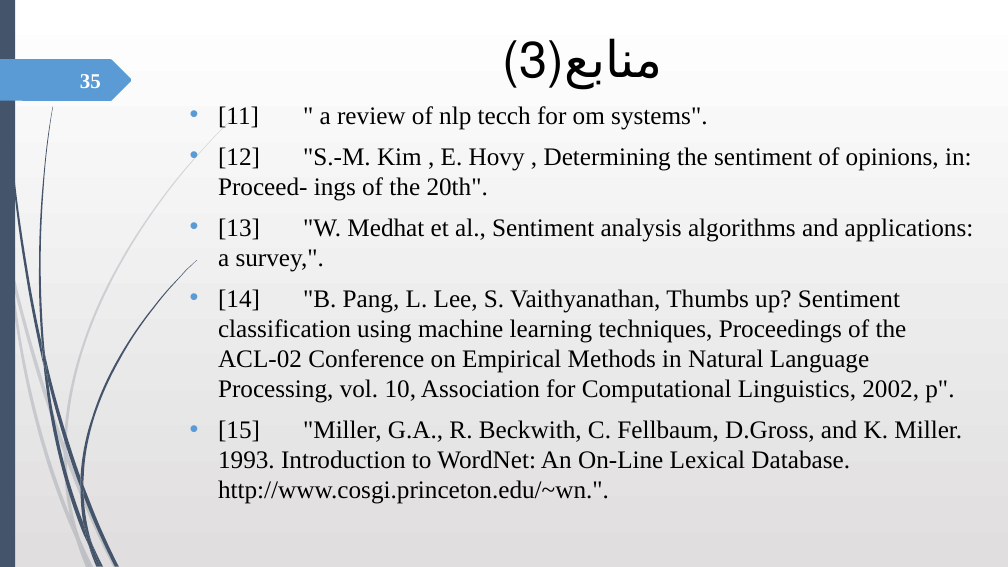
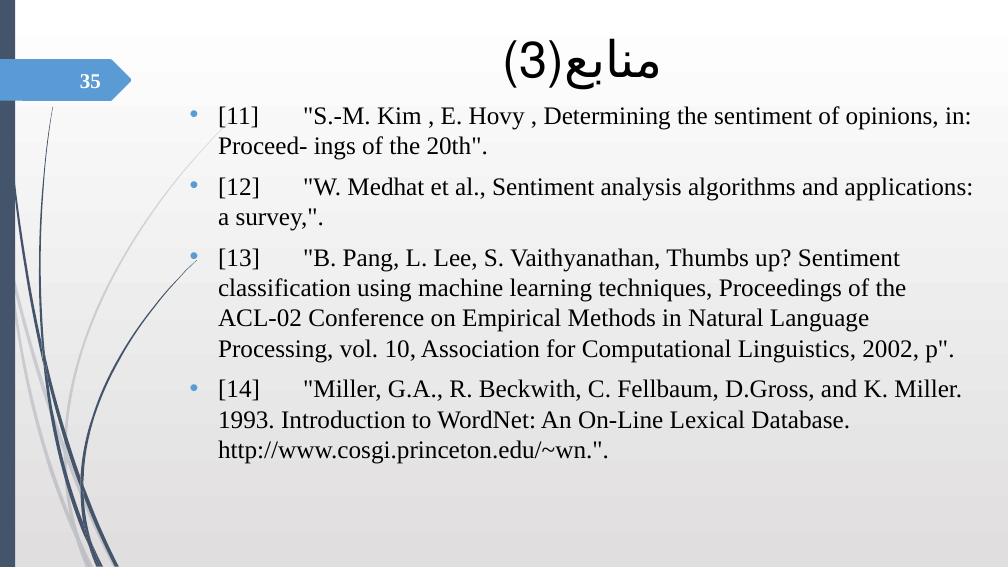
Before and after one commit to robati/speakerRecognition, a slide deck: slide 35 of OM.pptx. Drawn at 1008x567 pixels with LibreOffice and Linux fonts; fonts in the diff are those of the drawing. Boxes give left, top, right and bottom in pixels: in the first picture for what was removed or moved away, otherwise in the second. Text is boxed around its words. In the diff, an @@ line names an element or a change of style, - is before the commit and + after.

```diff
--- a/OM.pptx
+++ b/OM.pptx
@@ text at (x1=218, y1=106, x2=974, y2=464): text changed @@
-• [11] " a review of nlp tecch for om systems".
-• [12] "S.-M. Kim , E. Hovy , Determining the sentiment of opinions, in: Proceed- ings of the 20th".
-• [13] "W. Medhat et al., Sentiment analysis algorithms and applications: a survey,".
-• [14] "B. Pang, L. Lee, S. Vaithyanathan, Thumbs up? Sentiment classification using machine learning techniques, Proceedings of the ACL-02 Conference on Empirical Methods in Natural Language Processing, vol. 10, Association for Computational Linguistics, 2002, p".
-• [15] "Miller, G.A., R. Beckwith, C. Fellbaum, D.Gross, and K. Miller. 1993. Introduction to WordNet: An On-Line Lexical Database. http://www.cosgi.princeton.edu/~wn.".
+• [11] "S.-M. Kim , E. Hovy , Determining the sentiment of opinions, in: Proceed- ings of the 20th".
+• [12] "W. Medhat et al., Sentiment analysis algorithms and applications: a survey,".
+• [13] "B. Pang, L. Lee, S. Vaithyanathan, Thumbs up? Sentiment classification using machine learning techniques, Proceedings of the ACL-02 Conference on Empirical Methods in Natural Language Processing, vol. 10, Association for Computational Linguistics, 2002, p".
+• [14] "Miller, G.A., R. Beckwith, C. Fellbaum, D.Gross, and K. Miller. 1993. Introduction to WordNet: An On-Line Lexical Database. http://www.cosgi.princeton.edu/~wn.".
```
Also in this commit, not shown: 14 other slides changed.
